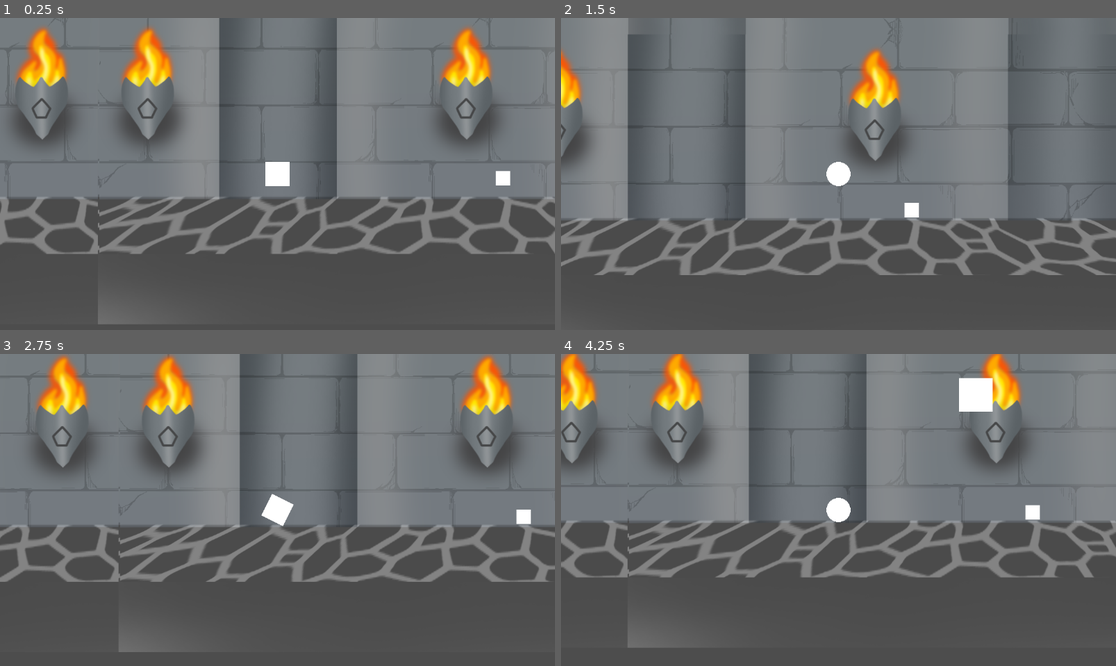
Above: before the commit, frames 1-4 (two rows, left to right).
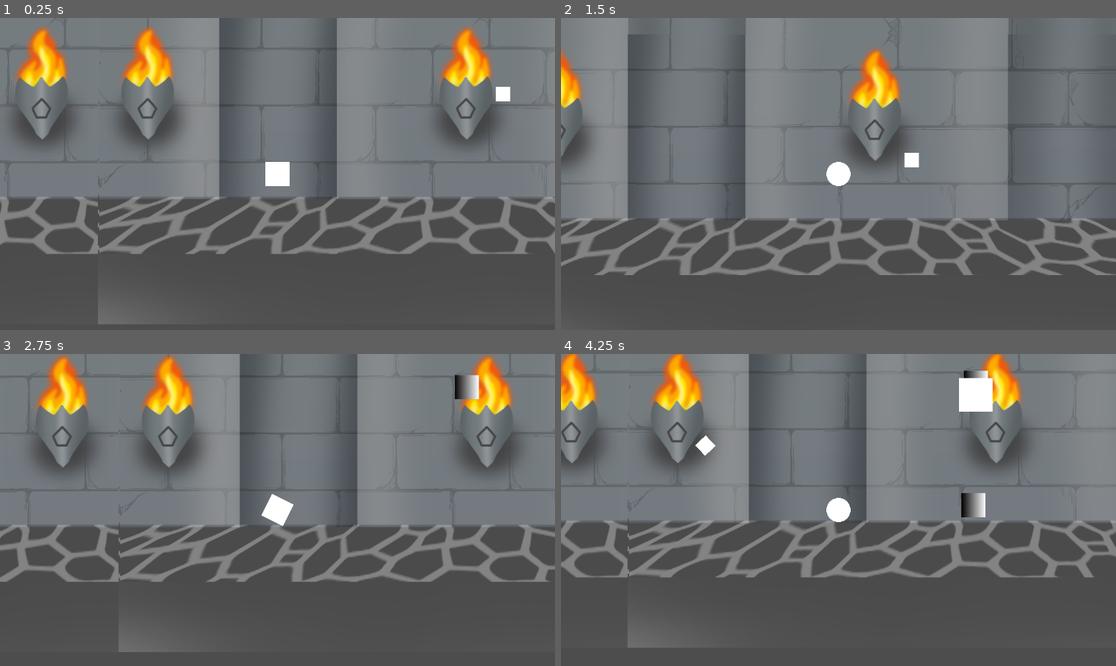
Above: after the commit, the same moments.

Repository: vmaye002-debug/shape-shifter
Game: Godot game, scene res://BossLevel.tscn
The game is run twice, just before and just after one commit, with the same random seed, the same clock (stepped at 60 frames per second) and the same inputs. This scene is started directly instead of the project's main scene.
Inputs:
- Up to frame 1 (0.25 s): no input
- Up to frame 2 (1.5 s): hold D (right) 0.53-1.28 s; hold 3 (circle) 0.53-1.28 s; hold A (left) from 1.28 s (still down); tap Space (space) at 1.35 s
- Up to frame 3 (2.75 s): release A (left) at 2.03 s; hold D (right) from 2.03 s (still down); hold 1 (square) from 2.03 s (still down)
- Up to frame 4 (4.25 s): release 1 (square) at 2.78 s; tap 2 (triangle) at 2.85 s; release D (right) at 3.53 s; hold A (left) from 3.53 s (still down); hold 3 (circle) from 3.53 s (still down)

The runs differ from the first frame. In frame 1, 0.3% of the frame differs, in the area x 89-92%, y 22-54%; in frame 2, 0.3%; in frame 3, 0.4%; in frame 4, 0.6%, in the area x 24-87%, y 5-54%.

Commit message:
Better boss + warning

Diff:
--- a/BossLevel.tscn
+++ b/BossLevel.tscn
@@ -1,10 +1,11 @@
-[gd_scene load_steps=8 format=3 uid="uid://crngtnpxtq2w2"]
+[gd_scene load_steps=9 format=3 uid="uid://crngtnpxtq2w2"]
 
 [ext_resource type="Texture2D" uid="uid://bfr1eqm5jmeyi" path="res://IMG_1307.PNG" id="1_0twmt"]
 [ext_resource type="Texture2D" uid="uid://m17guwhnxrxw" path="res://IMG_1306.PNG" id="2_prt80"]
 [ext_resource type="Texture2D" uid="uid://cmcv4sko4s8s1" path="res://IMG_1305.PNG" id="3_p84dd"]
 [ext_resource type="PackedScene" uid="uid://u68ncujljw17" path="res://boss_pentagon.tscn" id="4_7b2gy"]
 [ext_resource type="PackedScene" uid="uid://d3g3ui2j3sigp" path="res://Player.tscn" id="5_hu5q4"]
+[ext_resource type="PackedScene" uid="uid://btfkwalfpjbyr" path="res://warning.tscn" id="6_prt80"]
 
 [sub_resource type="RectangleShape2D" id="RectangleShape2D_3cqon"]
 size = Vector2(1498.5, 155)
@@ -82,5 +83,6 @@
 [node name="cant COUNT this boss" parent="." node_paths=PackedStringArray("triangle_area", "square_area") instance=ExtResource("4_7b2gy")]
 position = Vector2(837, 460)
 health = 4
+warning_scene = ExtResource("6_prt80")
 triangle_area = NodePath("../Triangle")
 square_area = NodePath("../Square")
--- a/boss_pentagon.gd
+++ b/boss_pentagon.gd
@@ -1,64 +1,44 @@
 extends RigidBody2D
 
-enum { SPAWN, JUMP }
-var state = SPAWN
-
 @export var health: int = 5
-@export var phase_time: float = 6.0
-@export var spawn_rate: float = 2.0 # Slower by default
+@export var spawn_rate: float = 2.0
+@export var jump_force: float = 800.0
 
 @export_category("Spawning Setup")
-@export var warning_scene: PackedScene # Drag your warning.tscn here
+@export var warning_scene: PackedScene
 @export var triangle_area: ReferenceRect
 @export var square_area: ReferenceRect
 
-# Preloaded Enemies
 var tri_scene = preload("res://enemy_triangle.tscn")
 var sq_scene = preload("res://enemy_square.tscn")
 var circle_scene = preload("res://Circle Enemy/circle_enemy.tscn")
-
-var spawn_timer: Timer
 
 func _ready() -> void:
 	contact_monitor = true
 	max_contacts_reported = 4
 	body_entered.connect(_on_collision)
 
+	var timer = Timer.new()
+	timer.wait_time = spawn_rate
+	timer.autostart = true
+	timer.timeout.connect(_attempt_spawn)
+	add_child(timer)
 
-	var phase = Timer.new()
-	phase.wait_time = phase_time
-	phase.autostart = true
-	phase.timeout.connect(_swap_states)
-	add_child(phase)
+	apply_impulse(Vector2.UP * jump_force)
 
-	# Spawn Timer
-	spawn_timer = Timer.new()
-	spawn_timer.wait_time = spawn_rate
-	spawn_timer.autostart = true
-	spawn_timer.timeout.connect(_attempt_spawn)
-	add_child(spawn_timer)
+func _on_collision(body: Node) -> void:
+	if body.is_in_group("Player"):
+		if body.global_position.y < global_position.y - 10:
+			health -= 1
+			if health <= 0:
+				queue_free()
+		return
 
-func _integrate_forces(s: PhysicsDirectBodyState2D) -> void:
-	if state == SPAWN:
-		s.linear_velocity = s.linear_velocity.lerp(Vector2.ZERO, 0.1)
-		s.angular_velocity = lerp(s.angular_velocity, 0.0, 0.1)
-
-func _swap_states() -> void:
-	state = JUMP if state == SPAWN else SPAWN
-
-	if state == SPAWN:
-		spawn_timer.start()
+	if randf() < 0.25:
+		_roll_towards_player()
 	else:
-		spawn_timer.stop()
-		apply_impulse(Vector2.UP * 800)
-
-func _on_collision(_body) -> void:
-	if state == JUMP:
-		if randf() < 0.25:
-			_roll_towards_player()
-		else:
-			var dir = Vector2(randf_range(-1, 1), -0.5).normalized()
-			apply_impulse(dir * 800)
+		var dir = Vector2(randf_range(-1, 1), -0.5).normalized()
+		apply_impulse(dir * jump_force)
 
 func _roll_towards_player() -> void:
 	var player = get_tree().get_first_node_in_group("Player")
@@ -67,25 +47,19 @@
 		apply_impulse(Vector2(dir.x * 1000, -200))
 		apply_torque_impulse(20000 * sign(dir.x))
 
-
-
 func _attempt_spawn() -> void:
 	if randf() < 0.10:
 		var circ = circle_scene.instantiate()
 		circ.global_position = global_position
 		get_parent().add_child(circ)
 	else:
-
 		_spawn_normal_enemy()
 
 func _spawn_normal_enemy() -> void:
-
 	if randf() > 0.5:
-
 		var pos = square_area.global_position + Vector2(randf() * square_area.size.x, randf() * square_area.size.y)
 		_spawn_with_warning(sq_scene, pos)
 	else:
-
 		var t_x = triangle_area.global_position.x + (randf() * triangle_area.size.x)
 		var start = Vector2(t_x, triangle_area.global_position.y)
 		var hit = get_world_2d().direct_space_state.intersect_ray(
@@ -95,15 +69,12 @@
 			_spawn_with_warning(tri_scene, hit.position - Vector2(0, 10))
 
 func _spawn_with_warning(enemy_scene, target_pos) -> void:
-
 	if warning_scene:
 		var warn = warning_scene.instantiate()
 		warn.global_position = target_pos
 		get_parent().add_child(warn)
 
-
 	await get_tree().create_timer(0.8).timeout
-
 
 	var enemy = enemy_scene.instantiate()
 	enemy.global_position = target_pos
--- /dev/null
+++ b/warning.tscn
@@ -0,0 +1,14 @@
+[gd_scene load_steps=4 format=3 uid="uid://btfkwalfpjbyr"]
+
+[sub_resource type="QuadMesh" id="QuadMesh_4frs0"]
+size = Vector2(50, 50)
+center_offset = Vector3(0, -25, 0)
+
+[sub_resource type="Gradient" id="Gradient_wdnif"]
+
+[sub_resource type="GradientTexture1D" id="GradientTexture1D_jupec"]
+gradient = SubResource("Gradient_wdnif")
+
+[node name="WARNING" type="MeshInstance2D"]
+mesh = SubResource("QuadMesh_4frs0")
+texture = SubResource("GradientTexture1D_jupec")
